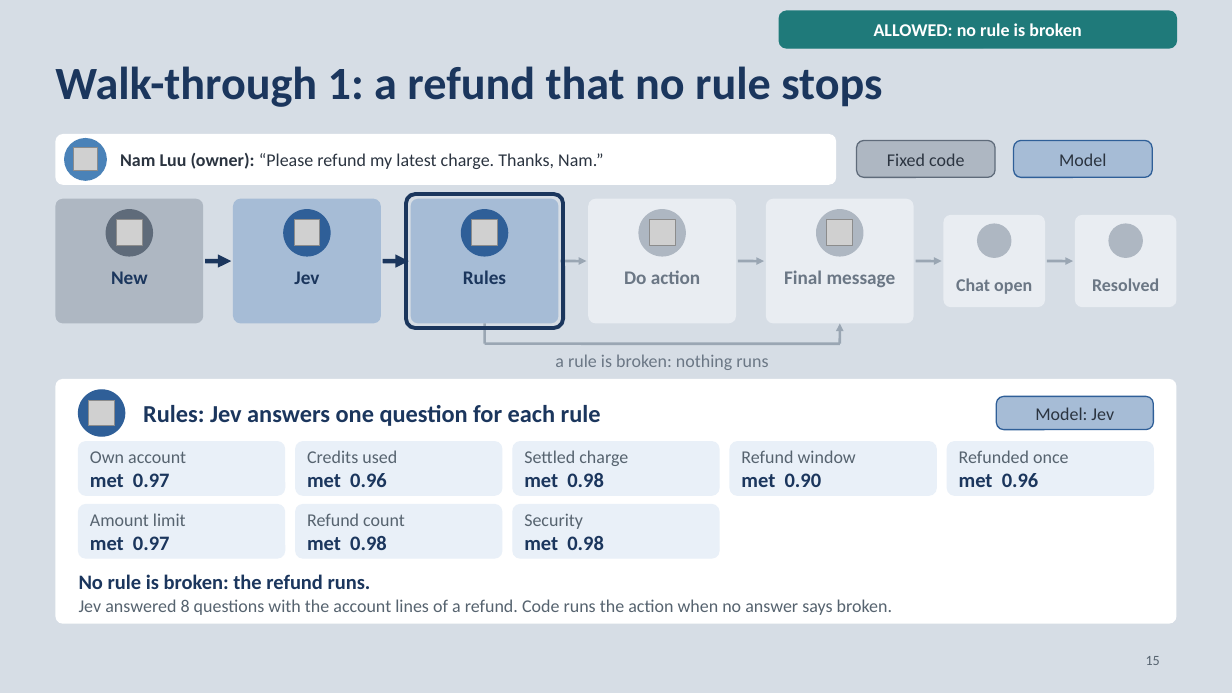
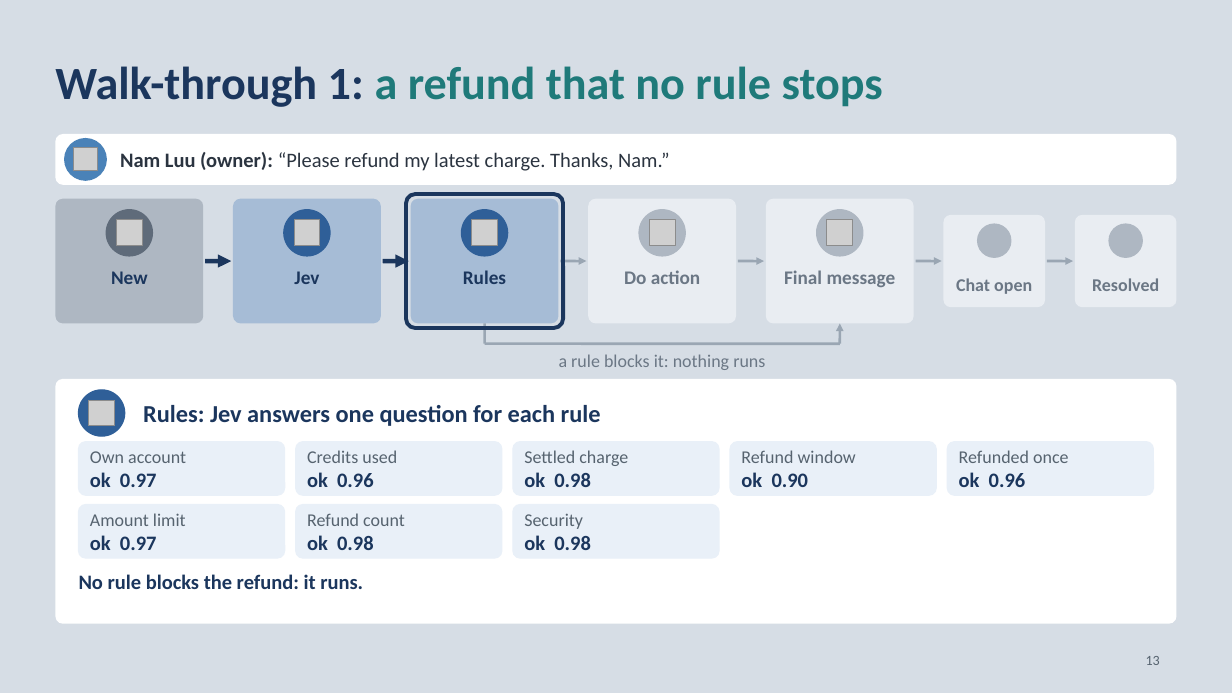
Before and after one commit to neilonthesky/english-presentation, a slide deck: slide 13 of slides/deck.pptx (slide 15 before the commit). Drawn at 1232x693 pixels with LibreOffice and Linux fonts; fonts in the diff are those of the drawing; grey boxes stand for pictures; background and template pictures are left out. Boxes give left, top, right and bottom in pixels: in the first picture for what was removed or moved away, otherwise in the second. Text is boxed around its words. In the diff, an @@ line names an element or a change of style, - is before the commit and + after.

```diff
--- a/slides/deck.pptx
+++ b/slides/deck.pptx
@@ rounded rectangle removed at (779,11,1177,48) @@
-ALLOWED: no rule is broken
@@ text "Walk-through 1: a refund that ..." at (55,66,883,107): text colour #1B365D to #1F7A7A in "a refund that no rule stops" @@
@@ rounded rectangle: place and size @@
-rounded rectangle at (55,134,836,185)
+rounded rectangle at (55,134,1177,185)
@@ text "Nam Luu (owner): “Please refund ..." at (120,152,670,171): size 14 to 16 pt @@
@@ rounded rectangle removed at (857,140,995,177) @@
-Fixed code
@@ rounded rectangle removed at (1014,140,1153,177) @@
-Model
@@ text at (559,354,765,370): text changed @@
-a rule is broken: nothing runs
+a rule blocks it: nothing runs
@@ rounded rectangle removed at (996,396,1153,430) @@
-Model: Jev
@@ text in rounded rectangle at (90,472,157,487): text changed @@
-met 0.97
+ok 0.97
@@ text in rounded rectangle at (307,472,374,487): text changed @@
-met 0.96
+ok 0.96
@@ text in rounded rectangle at (524,472,591,487): text changed @@
-met 0.98
+ok 0.98
@@ text in rounded rectangle at (741,472,809,487): text changed @@
-met 0.90
+ok 0.90
@@ text in rounded rectangle at (959,472,1026,487): text changed @@
-met 0.96
+ok 0.96
@@ text in rounded rectangle at (90,535,157,550): text changed @@
-met 0.97
+ok 0.97
@@ text in rounded rectangle at (307,535,374,550): text changed @@
-met 0.98
+ok 0.98
@@ text in rounded rectangle at (524,535,591,550): text changed @@
-met 0.98
+ok 0.98
@@ text at (79,574,363,589): text changed @@
-No rule is broken: the refund runs.
+No rule blocks the refund: it runs.
@@ text removed at (79,599,892,615) @@
-Jev answered 8 questions with the account lines of a refund. Code runs the action when no answer says broken.
@@ page number at (1146,656,1160,665): text changed @@
-15
+13
```
Also in this commit, not shown: 18 other slides changed, 1 slide added, 5 slides removed, 9 other files.
